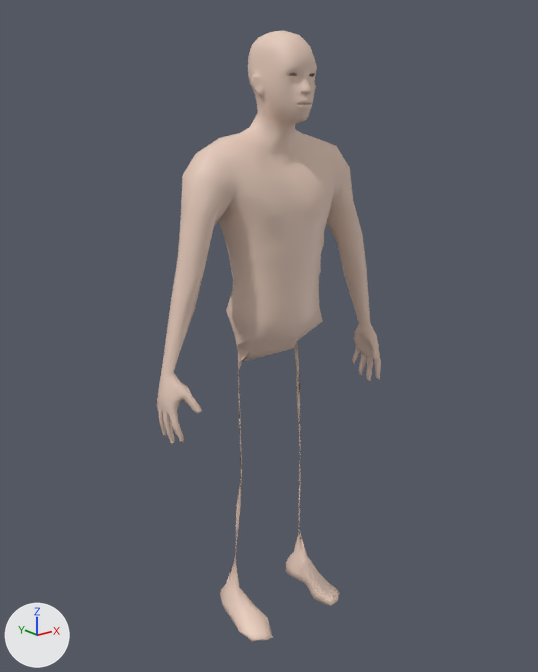
Two versions of the glTF model public/models/doll/body-m-lo.glb, one commit apart.
Before and after are seen from a 50 mm camera at (-1.348, -1.688, 1.599) aimed at (-0.012, -0.018, 0.931). The axes (+X, +Y, +Z) are drawn at lower left. The lights are the same throughout. The first picture is the older version. Both versions are drawn at full value of the shape key 'tuck_denim-shirt' of 'Lod_body'; the numbers are the values there. Vertices at exactly the same position are counted once.

Objects in the first picture: 'Lod_body'.
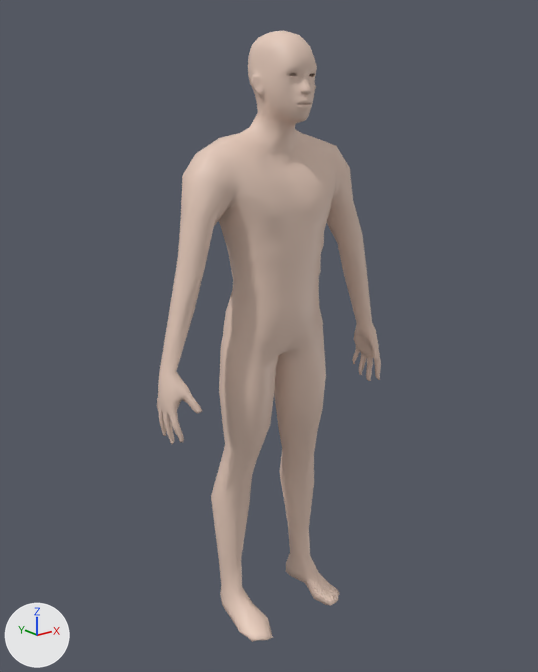
Location of each change, (x1, y1, x2, y2) in pixels of the pictures (538 x 672 px; the box of a moved part takes in the faces that stretch with it):
part 1 of me_lod_body, moved or reshaped: before (220, 313, 320, 611); after (211, 312, 326, 611)
part 2 of me_lod_body, moved or reshaped: before (160, 306, 195, 402); after (159, 306, 195, 402)

The change, as a diff of the scene's bpy script:
```diff
--- a/public/models/doll/body-m-lo.glb.py
+++ b/public/models/doll/body-m-lo.glb.py
@@ me_lod_body @@
 me_lod_body.from_pydata(...)  # 1591 vertices, 3140 faces; spans x -0.41..0.41, y -0.18..0.09, z 0.0..1.78
 # used by ob_lod_body; location = (0.0, 0.0, 0.0)
 # before: 907 (-0.37, -0.02, 0.9), 911 (-0.36, -0.03, 0.9), 912 (-0.37, -0.05, 0.91) at pixel (173, 371), 1120 (-0.36, -0.07, 0.88) at pixel (180, 381), 1122 (-0.36, -0.05, 0.89)
 # before: 1123 (-0.36, -0.03, 0.88)
-me_lod_body.vertices[896].co = (-0.38, -0.02, 0.91)
-me_lod_body.vertices[900].co = (-0.37, -0.06, 0.91)  # pixel (173, 373)
-me_lod_body.vertices[901].co = (-0.38, -0.07, 0.88)  # pixel (173, 382)
-me_lod_body.vertices[904].co = (-0.4, -0.04, 0.89)  # pixel (162, 379)
-me_lod_body.vertices[913].co = (-0.36, -0.09, 0.88)  # pixel (182, 385)
-me_lod_body.vertices[1127].co = (-0.37, -0.01, 0.88)
+# me_lod_body part 1: 152 of 1591 vertices moved; they spanned x -0.17..0.17, y -0.03..0.04, z 0.1..0.96 and now span x -0.2..0.2, y -0.11..0.09, z 0.1..0.97; mean shift (0.0, 0.0, 0.0); largest move (-0.11, 0.0, 0.79) -> (-0.13, -0.11, 0.8)
+# me_lod_body part 2
+for i in [907, 911, 912, 1120, 1122, 1123]: me_lod_body.vertices[i].co += Vector((0.01, 0.0, 0.0))
+me_lod_body.vertices[896].co = (-0.37, -0.01, 0.91)
+me_lod_body.vertices[900].co = (-0.37, -0.07, 0.91)  # pixel (175, 372)
+me_lod_body.vertices[901].co = (-0.39, -0.08, 0.89)  # pixel (173, 382)
+me_lod_body.vertices[904].co = (-0.4, -0.04, 0.89)  # pixel (160, 380)
+me_lod_body.vertices[913].co = (-0.36, -0.09, 0.88)  # pixel (184, 384)
+me_lod_body.vertices[1127].co = (-0.37, 0.0, 0.88)
 me_lod_body.materials.append(mat_skin)
```
